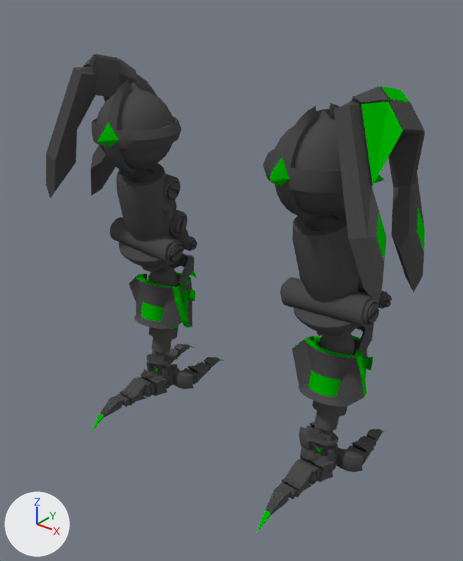
One commit to the Blender file Content/ArtAssets/Dragon/Mechanical/MechaDragon.blend: the scene before it, then after it.
One viewpoint serves both versions: a camera (50 mm lens) standing at (12.68, -15.94, 15.69) and looking at (0.3, -0.46, 6.09). The axes (+X, +Y, +Z) are drawn at lower left. The lights are the same throughout. The same objects are shown in both versions, whatever each file hides.

Objects in the first picture: 'MechaDragon'.
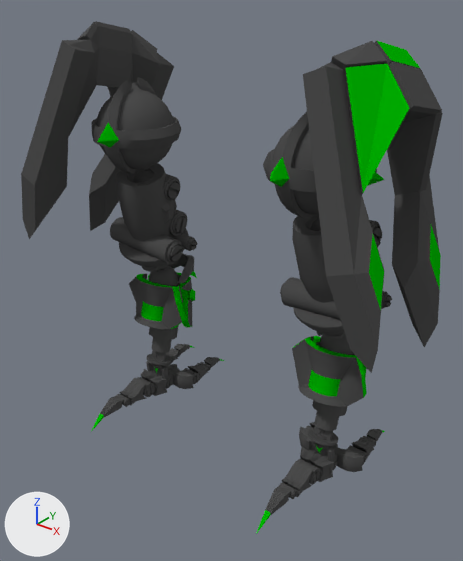
Changed parts and their boxes (x1, y1, x2, y2) in the pictures (463 x 561 px; the box of a moved part takes in the faces that stretch with it):
'MechaDragon', reshaped (11% wider, 7% taller): before (46, 54, 425, 534); after (21, 21, 443, 534)
part 1 of me_cylinder_005, moved or reshaped: before (46, 54, 425, 304); after (21, 21, 443, 373)

Diff of the bpy script that builds the scene:
```diff
--- a/Content/ArtAssets/Dragon/Mechanical/MechaDragon.blend.py
+++ b/Content/ArtAssets/Dragon/Mechanical/MechaDragon.blend.py
@@ me_cylinder_005 @@
 me_cylinder_005.from_pydata(...)  # 12538 vertices, 14705 faces; spans x 1.7..5.62, y -3.17..2.77, z -0.4..10.76
 # used by ob_mechadragon; location = (0.0, 0.0, 0.0); scale = (1.22, 1.22, 1.22)
+# me_cylinder_005 part 1: the loose piece of 84 vertices spanning x 3.86..5.62, y -2.2..0.94, z 6.3..10.76 is scaled about its middle by 1.5, then moved by (-0.01, 0.0, -0.25)
 me_cylinder_005.materials.append(mat_base)
```
